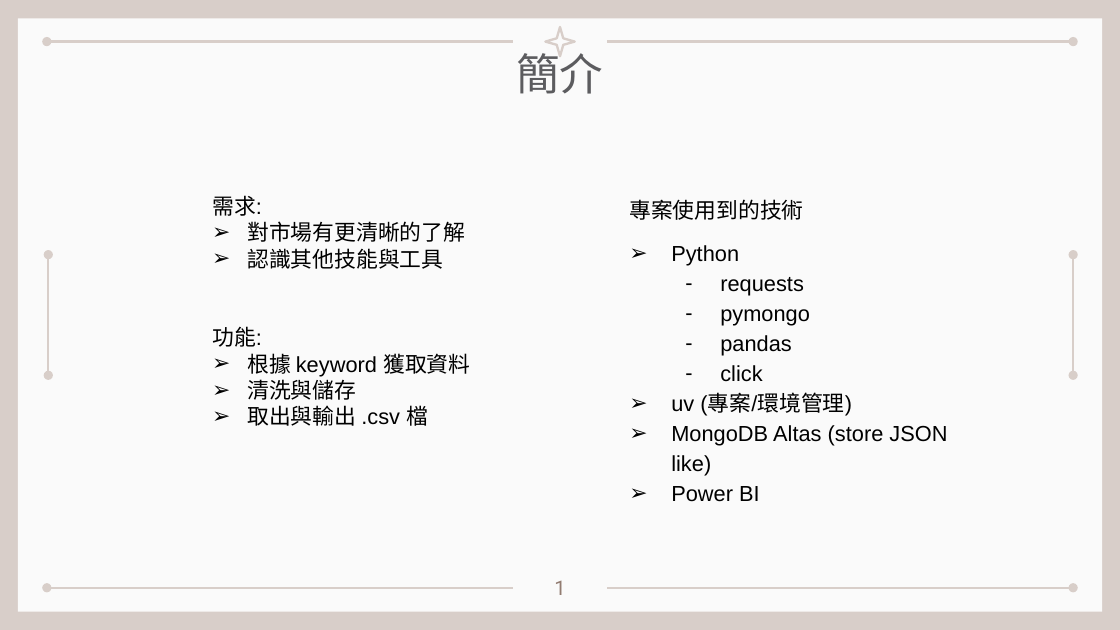
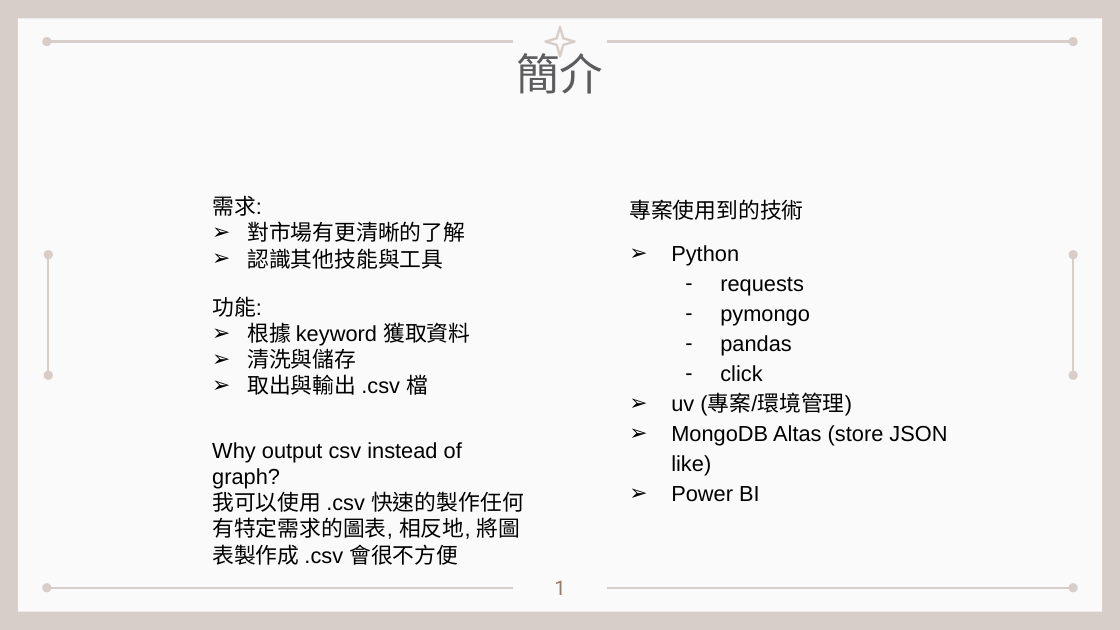
Before and after one commit to kionce57/Taiwan_Job_Market_Analysis, a slide deck: slide 2 of 程式介紹與展示.pptx. Drawn at 1120x630 pixels with LibreOffice and Linux fonts; fonts in the diff are those of the drawing. Boxes give left, top, right and bottom in pixels: in the first picture for what was removed or moved away, otherwise in the second. Text is boxed around its words. In the diff, an @@ line names an element or a change of style, - is before the commit and + after.

```diff
--- a/程式介紹與展示.pptx
+++ b/程式介紹與展示.pptx
@@ text "功能:": place and size @@
-text "功能:" at [212, 326, 470, 426]
+text "功能:" at [212, 296, 470, 395]
@@ text added at [212, 442, 524, 565], 14 pt, text #000000 @@
+Why output csv instead of graph?
+我可以使用 .csv 快速的製作任何有特定需求的圖表, 相反地, 將圖表製作成 .csv 會很不方便
```
Also in this commit, not shown: 3 other slides changed, 1 slide removed, 20 other files.
